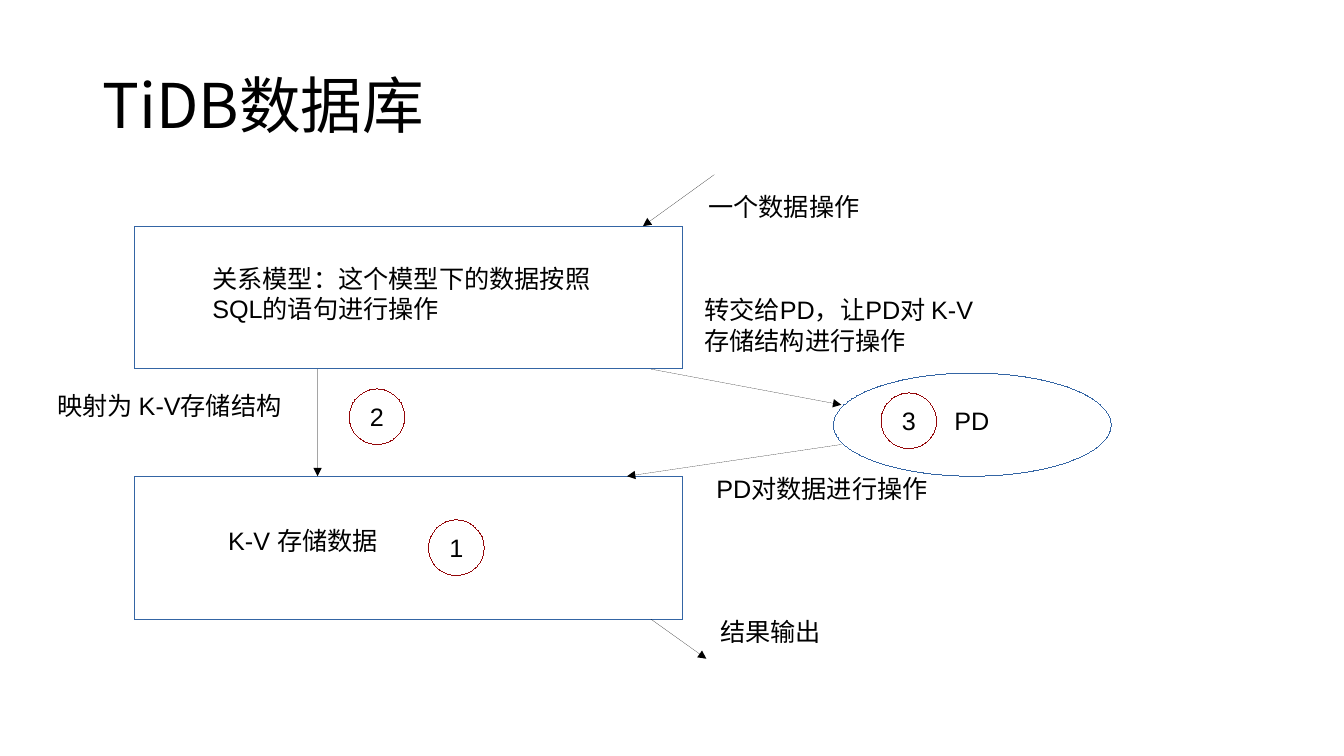
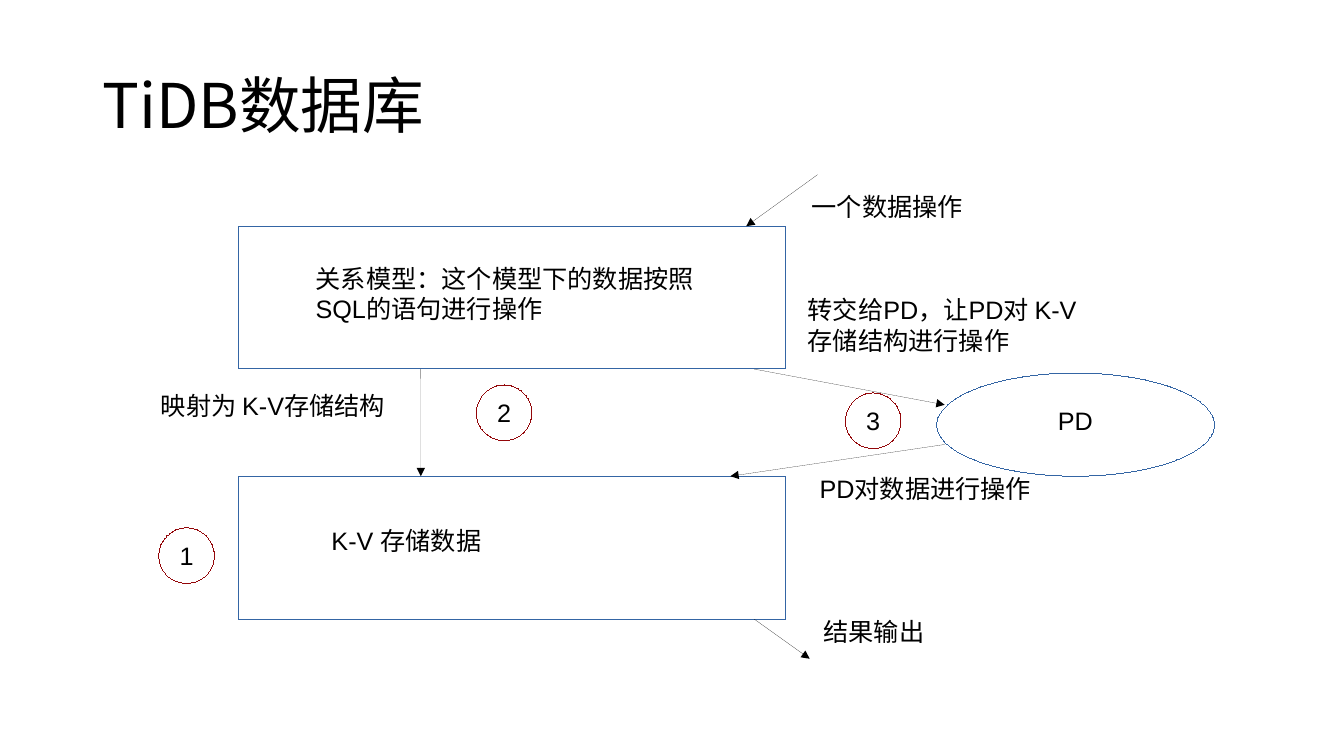
Before and after one commit to Doris404/Study-paper-channel, a slide deck: slide 8 of Chai' project/study material/notes/TiDB项目.pptx. Drawn at 1344x756 pixels with LibreOffice and Linux fonts; fonts in the diff are those of the drawing. Boxes give left, top, right and bottom in pixels: in the first picture for what was removed or moved away, otherwise in the second. Text is boxed around its words. In the diff, an @@ line names an element or a change of style, - is before the commit and + after.

```diff
--- a/Chai' project/study material/notes/TiDB项目.pptx
+++ b/Chai' project/study material/notes/TiDB项目.pptx
@@ arrow moved from (318, 369) - (318, 476) to (420, 369) - (420, 476) @@
@@ ellipse "2": place and size @@
-ellipse "2" at <box>349,389,404,445</box>
+ellipse "2" at <box>477,385,532,441</box>
@@ ellipse "3": place and size @@
-ellipse "3" at <box>881,393,937,449</box>
+ellipse "3" at <box>846,393,901,449</box>
@@ 8 texts, 4 arrows, 2 rectangles, 1 ellipse: place and size @@
-8 texts, 4 arrows, 2 rectangles, 1 ellipse at <box>58,174,1112,659</box>
+8 texts, 4 arrows, 2 rectangles, 1 ellipse at <box>161,174,1215,659</box>
@@ ellipse "1": place and size @@
-ellipse "1" at <box>429,520,484,576</box>
+ellipse "1" at <box>159,528,215,584</box>
```
Also in this commit, not shown: 5 other slides changed, 11 slides added, 2 slides removed, 1 other file.
